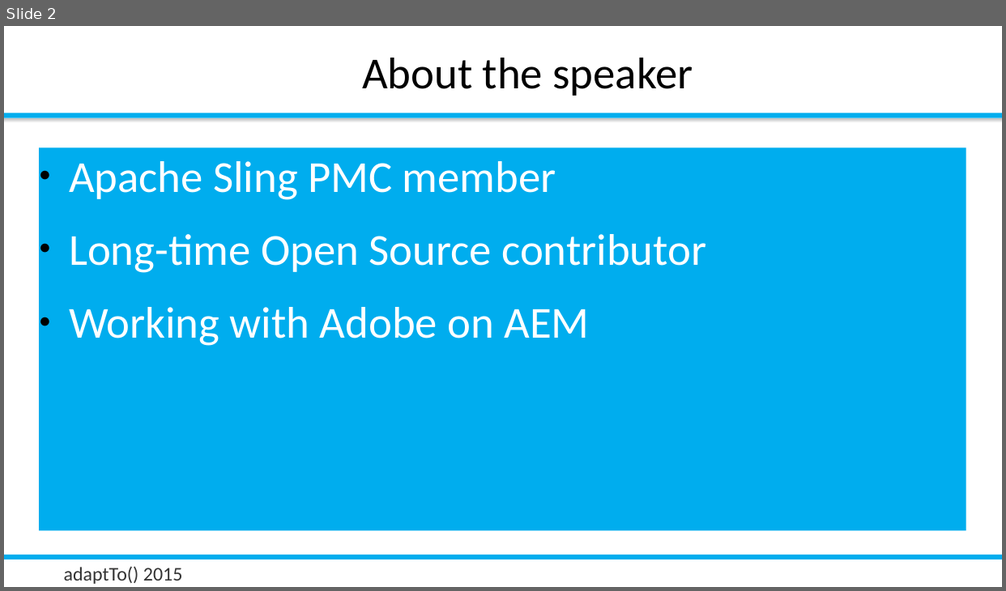
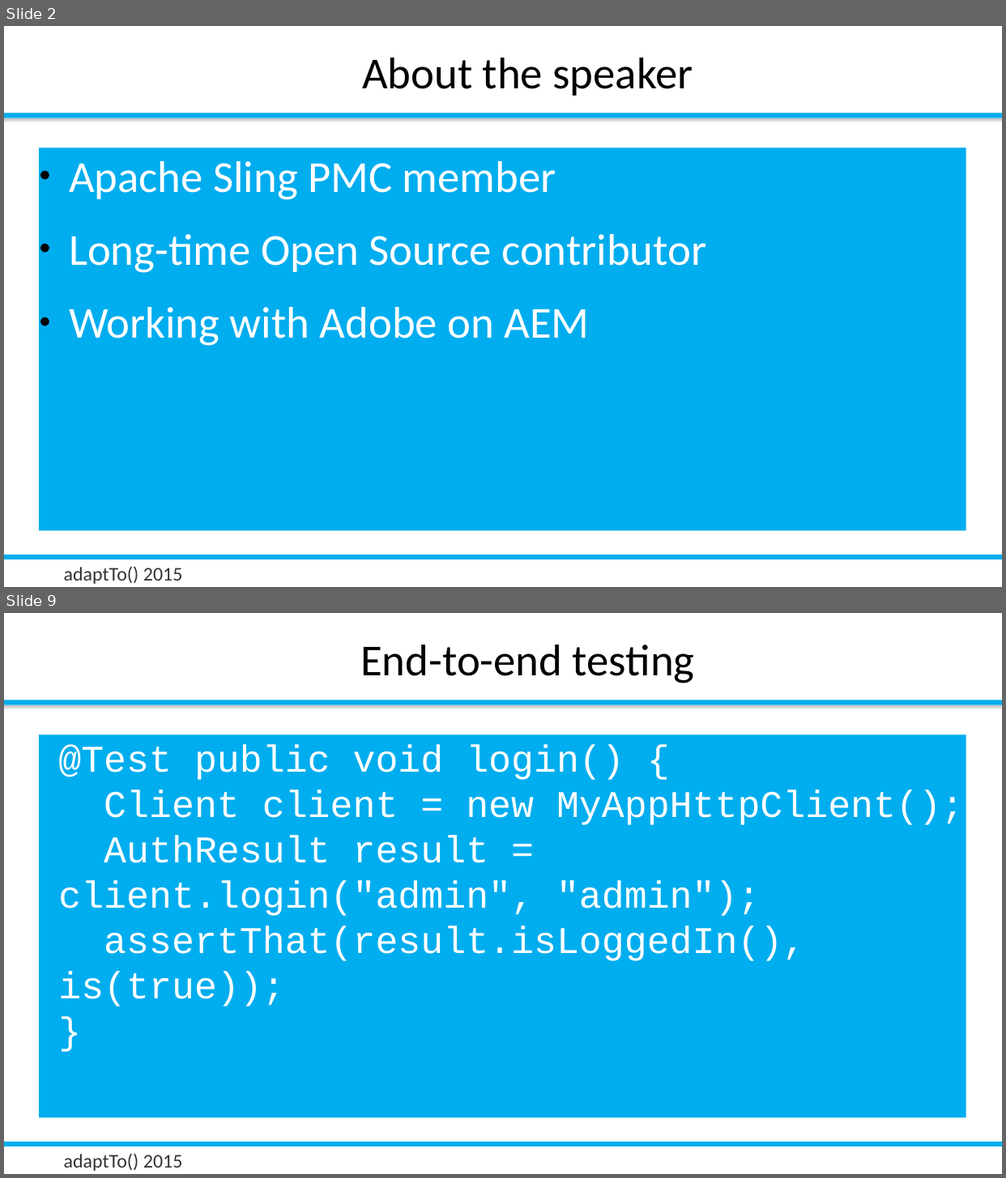
Before and after one commit to rombert/talks, a slide deck: adaptTo2015/How_Do_I_Test_My_Sling_Application-Robert_Munteanu.odp. Shown one above the other, each under a label of ours: slide 2 before the commit, slides 2 and 9 after it; the slides between them are not shown. The pictures are 1006x591 and 1006x1178 pixels, drawn with LibreOffice and Linux fonts; fonts in the diff are those of the drawing; background and template pictures are left out. Boxes give left, top, right and bottom in pixels: in the first picture for what was removed or moved away, otherwise in the second. Text is boxed around its words. In the diff, an @@ line names an element or a change of style, - is before the commit and + after.

```diff
--- a/adaptTo2015/How_Do_I_Test_My_Sling_Application-Robert_Munteanu.odp
+++ b/adaptTo2015/How_Do_I_Test_My_Sling_Application-Robert_Munteanu.odp
@@ slide 9 added at box(4, 613, 1002, 1174), background #FFFFFF; not listed: 4 template elements that a slide beside it also shows @@
@@ title added at box(360, 645, 695, 683), 32 pt, text #000000 @@
+End-to-end testing
@@ text added at box(39, 735, 966, 1118), fill #00ADEE, 27.2 pt, text #FFFFFF @@
+@Test public void login() {
+Client client = new MyAppHttpClient();
+AuthResult result = client.login("admin", "admin");
+assertThat(result.isLoggedIn(), is(true));
+}
```
Also in this commit, not shown: 1 slide changed, 18 other slides added, 2 slides removed, 10 other files.
